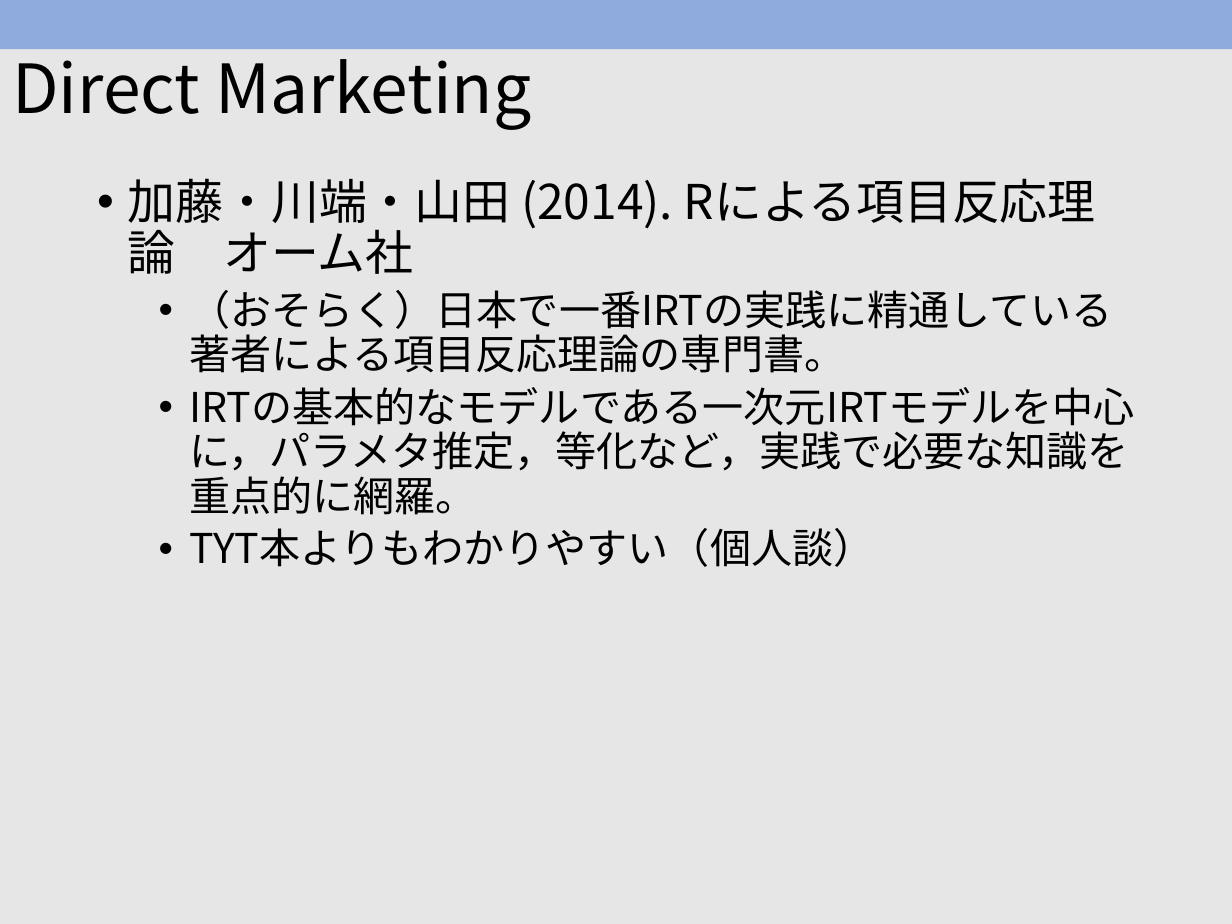
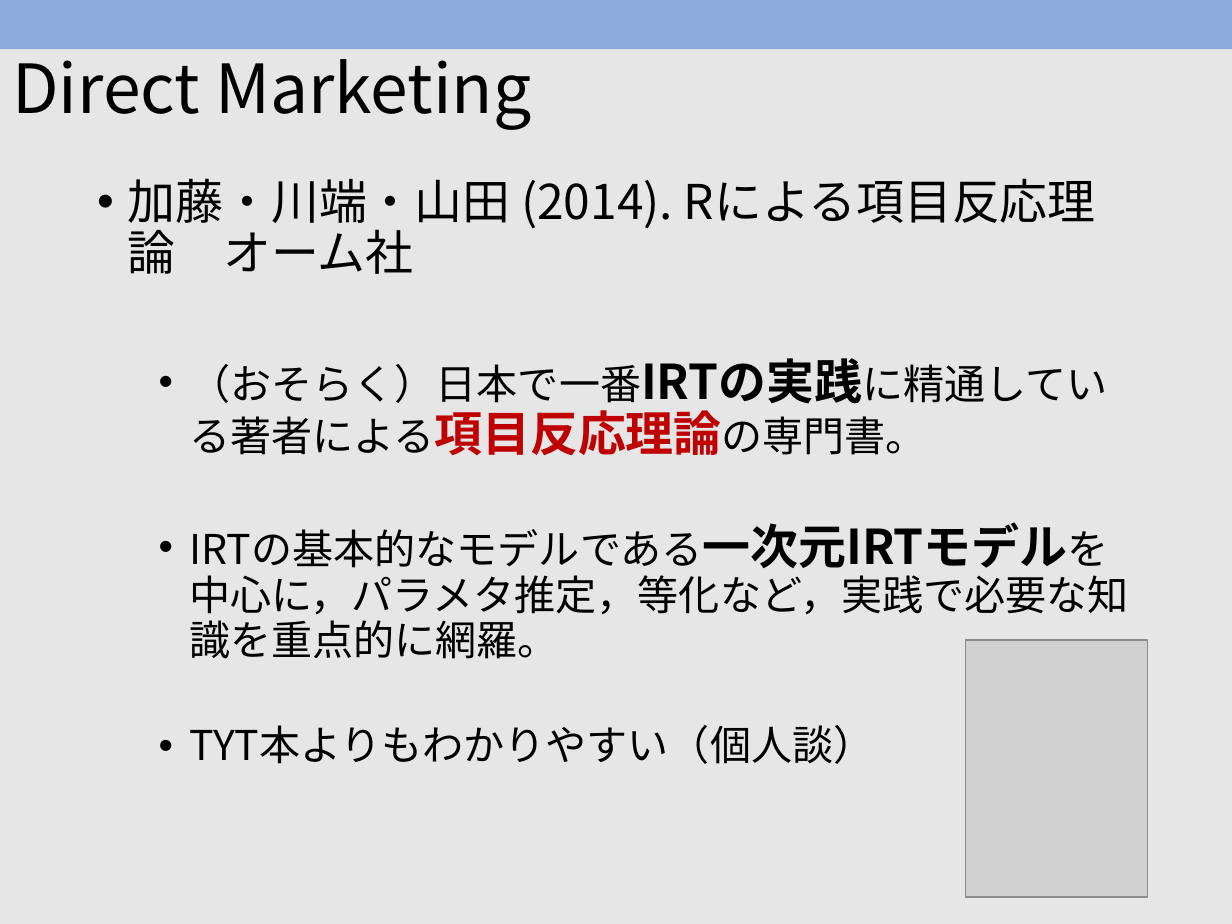
Before and after one commit to takuizum/Sendai.R, a slide deck: slide 3 of Rによる多母集団IRT.pptx. Drawn at 1232x924 pixels with LibreOffice and Linux fonts; fonts in the diff are those of the drawing; grey boxes stand for pictures. Boxes give left, top, right and bottom in pixels: in the first picture for what was removed or moved away, otherwise in the second. Text is boxed around its words. In the diff, an @@ line names an element or a change of style, - is before the commit and + after.

Commit message:
add 2 files and edit slide
edit slide for Sendai.R

```diff
--- a/Rによる多母集団IRT.pptx
+++ b/Rによる多母集団IRT.pptx
@@ text at bbox=[189, 364, 1128, 659]: size 24 to 28 pt, bold on in "（おそらく）日本で一番IRTの実践に精通している著者による項目反応理論の専門書。", "IRTの基本的なモデルである一次元IRTモデルを中心に，パラメタ推定，等化など，実践で必要な知識を重点的に網羅。"; text colour #000000 to #C00000 in "（おそらく）日本で一番IRTの実践に精通している著者による項目反応理論の専門書。" @@
@@ picture added at bbox=[965, 639, 1147, 897] @@
```
Also in this commit, not shown: 2 slides added, 2 slides removed, 2 other files.
